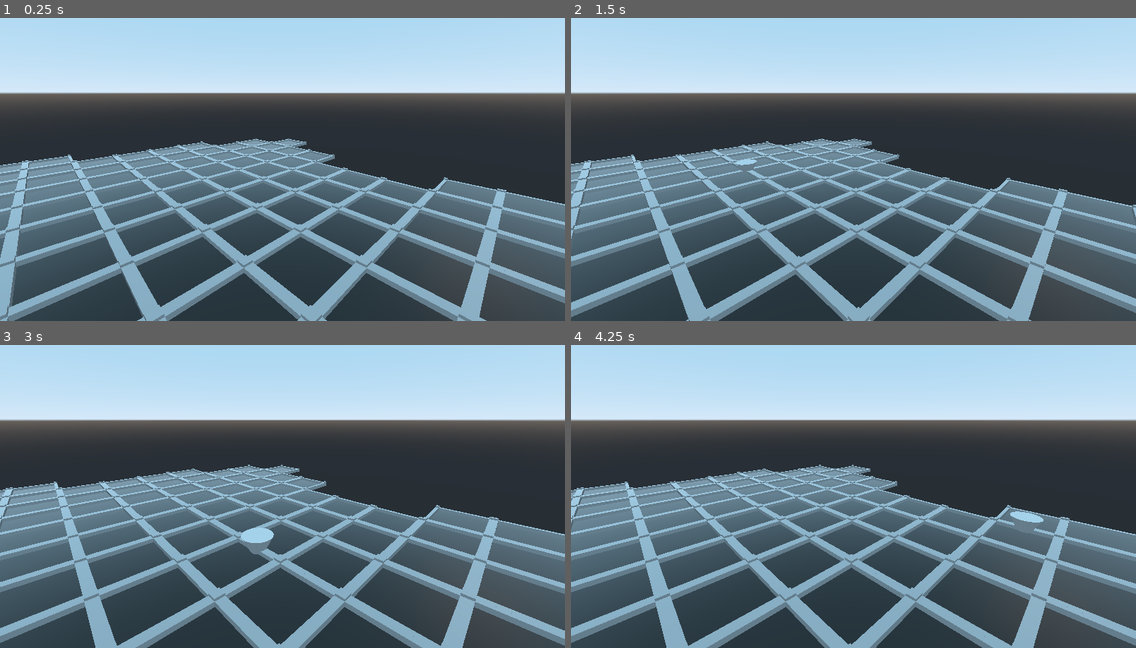
Above: before the commit, frames 1-4 (two rows, left to right).
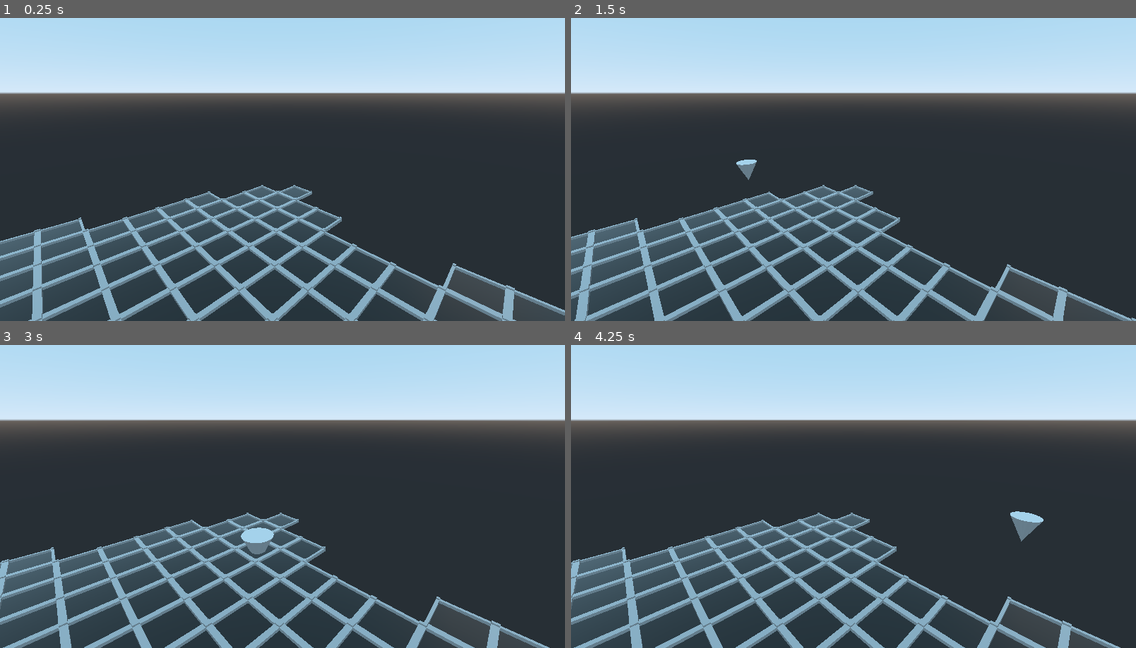
Above: after the commit, the same moments.

Repository: RudyMis/roll-the-dice
Game: Godot game, scene res://scenes/grid.tscn
Same seed, same stepped clock (60 frames per second), same inputs: the game is played once before the commit and once after it. The project has no main scene, so this scene is started directly.
Inputs (mouse positions are in pixels of both pictures, inside the frame that each line leads up to):
- Up to frame 1 (0.25 s): no input
- Up to frame 2 (1.5 s): tap Enter at 0.5 s; move the mouse to (977, 139) at 0.52 s; hold Right mouse button (mouse_right) 0.53-1.28 s; tap Space at 1.25 s; move the mouse to (740, 172) at 1.27 s; right-click (740, 172) at 1.35 s
- Up to frame 3 (3 s): tap Enter at 2 s; move the mouse to (339, 411) at 2.02 s; hold Right mouse button (mouse_right) 2.03-2.78 s; tap Space at 2.75 s; move the mouse to (254, 548) at 2.77 s; right-click (254, 548) at 2.85 s
- Up to frame 4 (4.25 s): tap Enter at 3.5 s; move the mouse to (1023, 532) at 3.52 s; hold Right mouse button (mouse_right) from 3.53 s (still down)

The runs differ from the first frame. In frame 1, 39% of the frame differs, in the area x 0-100%, y 39-100%; in frame 2, 39%; in frame 3, 39%; in frame 4, 39%.

Commit message:
Grid fix

Diff:
--- a/scenes/grid.tscn
+++ b/scenes/grid.tscn
@@ -19,7 +19,7 @@
 [node name="grid" type="Spatial"]
 
 [node name="GridMap" type="GridMap" parent="."]
-transform = Transform( 1, 0, 0, 0, 1, 0, 0, 0, 1, 0, -0.5, 0 )
+transform = Transform( 0.5, 0, 0, 0, 0.5, 0, 0, 0, 0.5, 0.5, -0.25, 0.5 )
 mesh_library = SubResource( 1 )
 cell_size = Vector3( 2, 1, 2 )
 data = {
